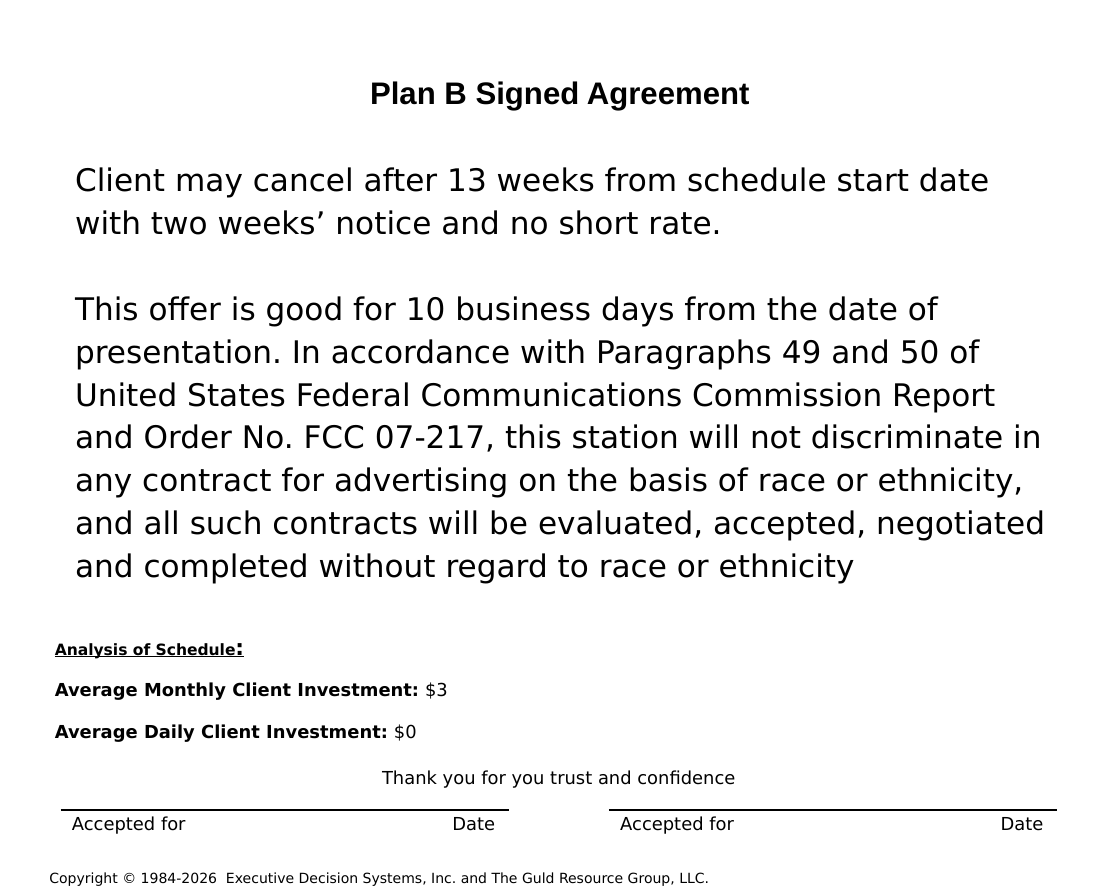
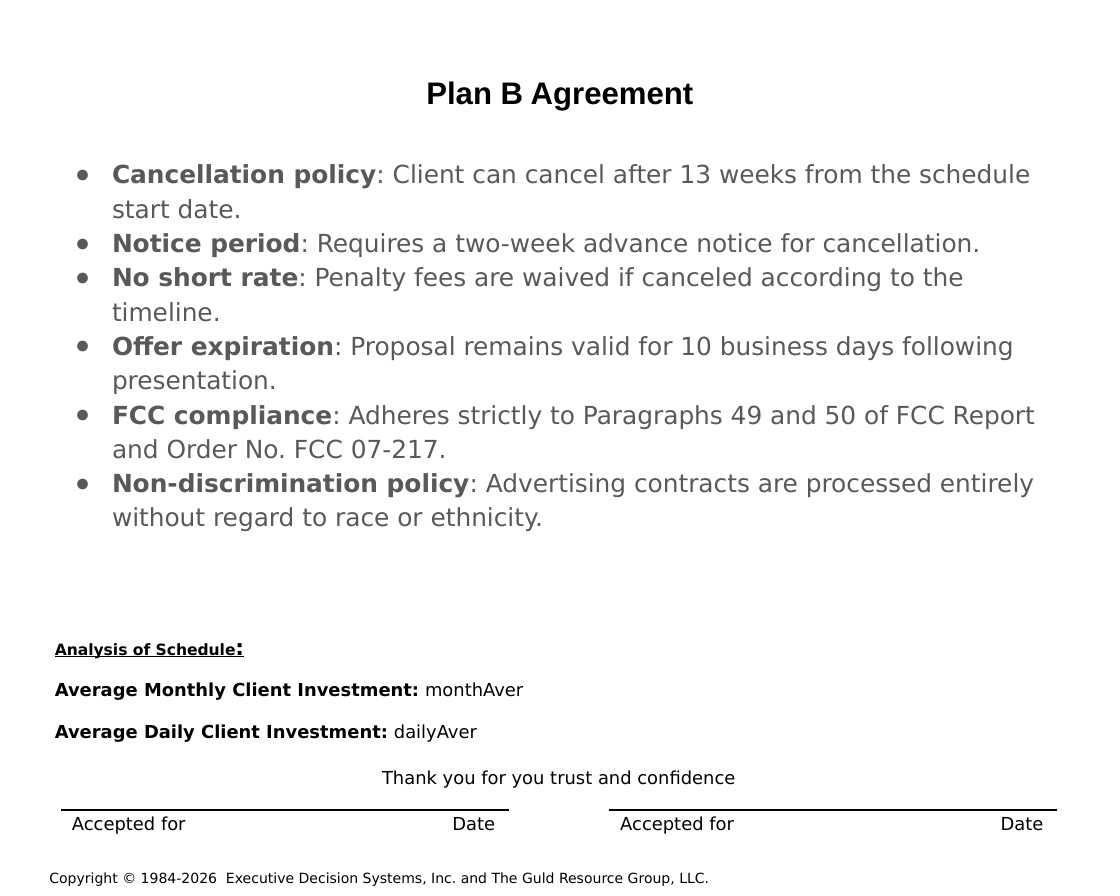
Before and after one commit to hintonandrew510/wizardfrontend, a slide deck: slide 37 of mavenprojectSCR/src/main/resources/powerpointtemplate/tvTemplate.pptx. Drawn at 1120x896 pixels with LibreOffice and Linux fonts; fonts in the diff are those of the drawing; background and template pictures are left out. Boxes give left, top, right and bottom in pixels: in the first picture for what was removed or moved away, otherwise in the second. Text is boxed around its words. In the diff, an @@ line names an element or a change of style, - is before the commit and + after.

```diff
--- a/mavenprojectSCR/src/main/resources/powerpointtemplate/tvTemplate.pptx
+++ b/mavenprojectSCR/src/main/resources/powerpointtemplate/tvTemplate.pptx
@@ title at [426,81,694,110]: text changed @@
-Plan B Signed Agreement
+Plan B Agreement
@@ text at [112,164,1035,531]: text changed; size 20 to 16 pt; text colour #000000 to #595959 @@
-Client may cancel after 13 weeks from schedule start date with two weeks’ notice and no short rate.
-This offer is good for 10 business days from the date of presentation. In accordance with Paragraphs 49 and 50 of United States Federal Communications Commission Report and Order No. FCC 07-217, this station will not discriminate in any contract for advertising on the basis of race or ethnicity, and all such contracts will be evaluated, accepted, negotiated and completed without regard to race or ethnicity
+● Cancellation policy: Client can cancel after 13 weeks from the schedule start date.
+● Notice period: Requires a two-week advance notice for cancellation.
+● No short rate: Penalty fees are waived if canceled according to the timeline.
+● Offer expiration: Proposal remains valid for 10 business days following presentation.
+● FCC compliance: Adheres strictly to Paragraphs 49 and 50 of FCC Report and Order No. FCC 07-217.
+● Non-discrimination policy: Advertising contracts are processed entirely without regard to race or ethnicity.
@@ text at [55,682,523,700]: text changed @@
-Average Monthly Client Investment: $3
+Average Monthly Client Investment: monthAver
@@ text at [55,724,477,742]: text changed @@
-Average Daily Client Investment: $0
+Average Daily Client Investment: dailyAver
```
Also in this commit, not shown: 2 other slides changed, 4 other files.
